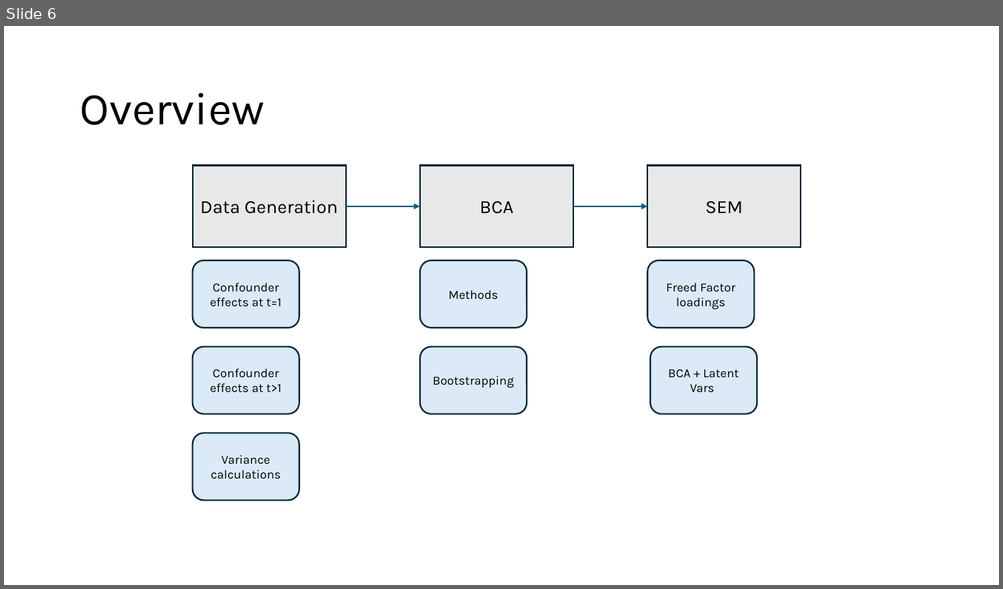
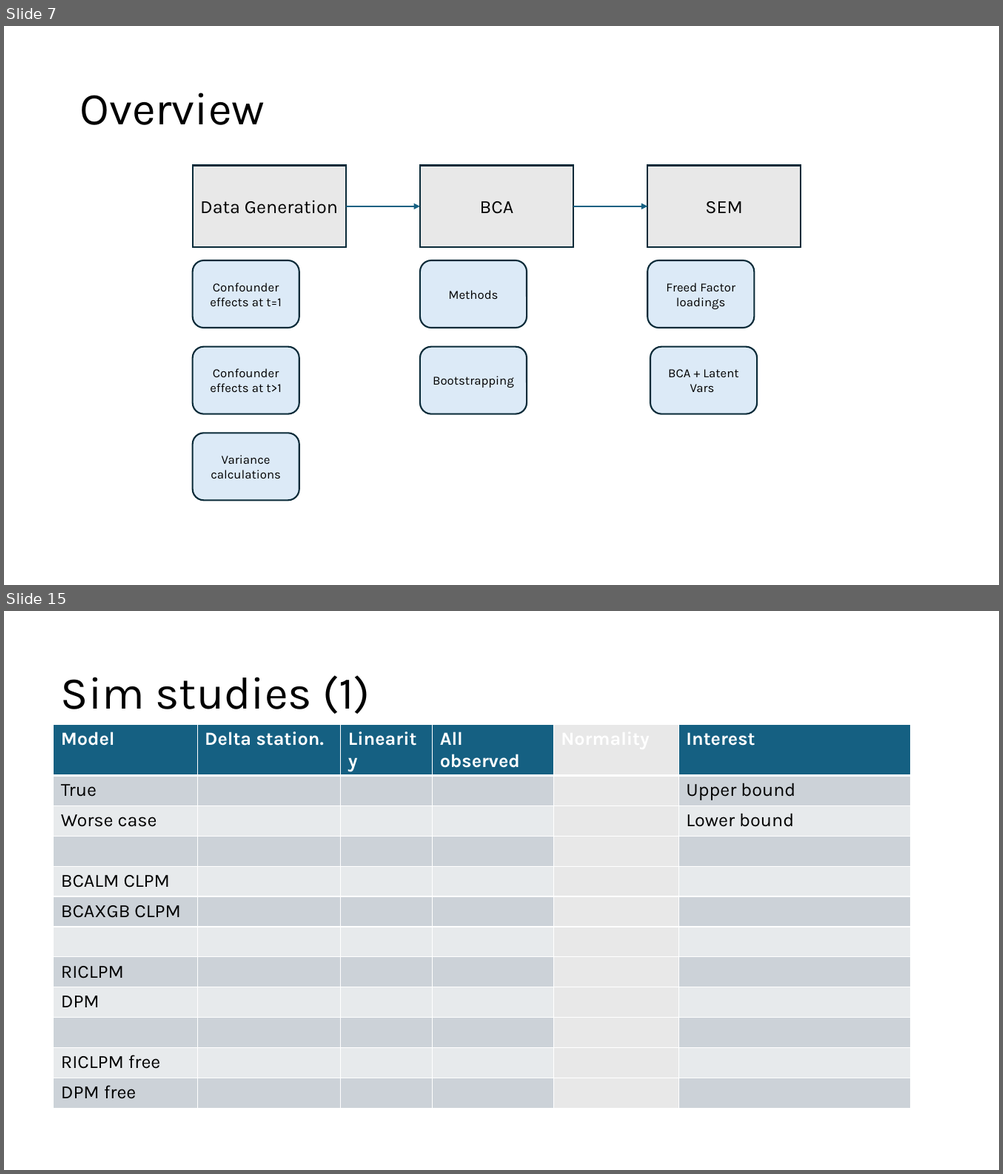
Before and after one commit to EmmaDirk/MachineLearning-BCA, a slide deck: 04_presentations/01_powerpoint/04_Jeroen_Ellen_Axel_17-03-25.pptx. Shown one above the other, each under a label of ours: slide 6 before the commit, slides 7 and 15 after it; the slides between them are not shown. The pictures are 1003x589 and 1003x1174 pixels, drawn with LibreOffice and Linux fonts; fonts in the diff are those of the drawing. Boxes give left, top, right and bottom in pixels: in the first picture for what was removed or moved away, otherwise in the second. Text is boxed around its words. In the diff, an @@ line names an element or a change of style, - is before the commit and + after.

```diff
--- a/04_presentations/01_powerpoint/04_Jeroen_Ellen_Axel_17-03-25.pptx
+++ b/04_presentations/01_powerpoint/04_Jeroen_Ellen_Axel_17-03-25.pptx
@@ slide 15 added at bbox=[4, 611, 999, 1170], background #FFFFFF @@
@@ title added at bbox=[61, 675, 370, 714], 44 pt, text #000000 @@
+Sim studies (1)
@@ table added at bbox=[54, 724, 910, 1102], 12 rows, 6 columns @@
+Model | Delta station. | Linearity | All observed | Normality | Interest
+True |  |  |  |  | Upper bound
+Worse case |  |  |  |  | Lower bound
+ |  |  |  |  | 
+BCALM CLPM |  |  |  |  | 
+BCAXGB CLPM |  |  |  |  | 
+ |  |  |  |  | 
+RICLPM |  |  |  |  | 
+DPM |  |  |  |  | 
+ |  |  |  |  | 
+RICLPM free |  |  |  |  | 
+DPM free |  |  |  |  | 
@@ what was slide 6 is now slide 7 @@
```
Also in this commit, not shown: 1 slide changed, 9 other slides added, 22 other files.
